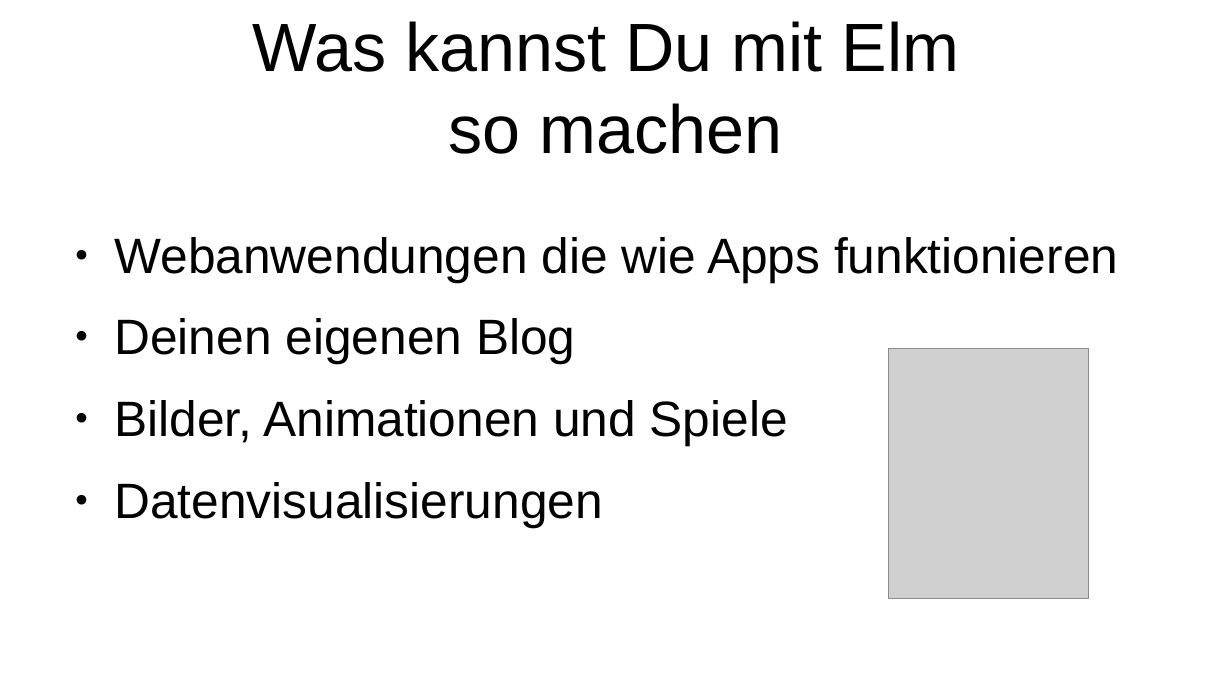
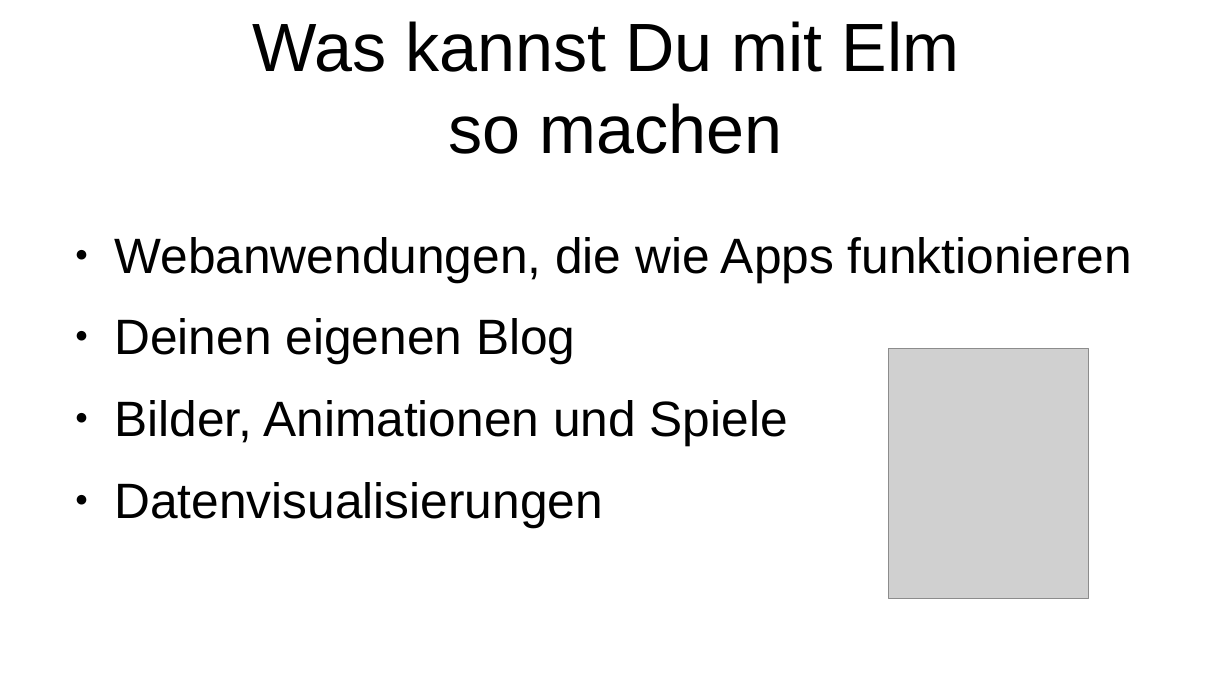
Before and after one commit to zmijunkie/elm-user-gruppe-dortmund, a slide deck: slide 3 of Flyer02.odp. Drawn at 1232x693 pixels with LibreOffice and Linux fonts; fonts in the diff are those of the drawing; grey boxes stand for pictures. Boxes give left, top, right and bottom in pixels: in the first picture for what was removed or moved away, otherwise in the second. Text is boxed around its words. In the diff, an @@ line names an element or a change of style, - is before the commit and + after.

```diff
--- a/Flyer02.odp
+++ b/Flyer02.odp
@@ text at (114, 237, 1132, 282): text changed @@
-● Webanwendungen die wie Apps funktionieren
+● Webanwendungen, die wie Apps funktionieren
```
Also in this commit, not shown: 2 other slides changed, 2 other files.
